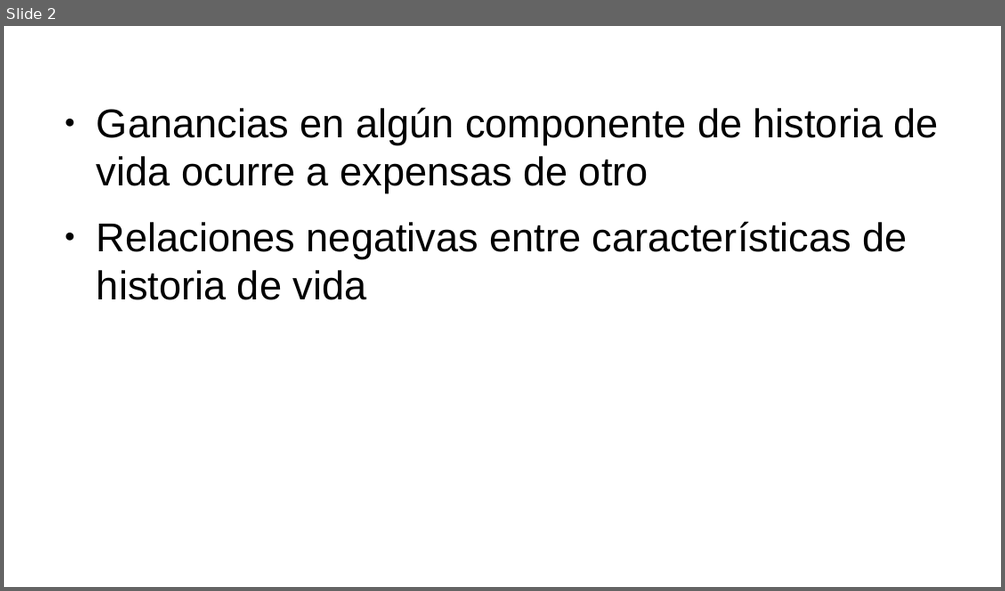
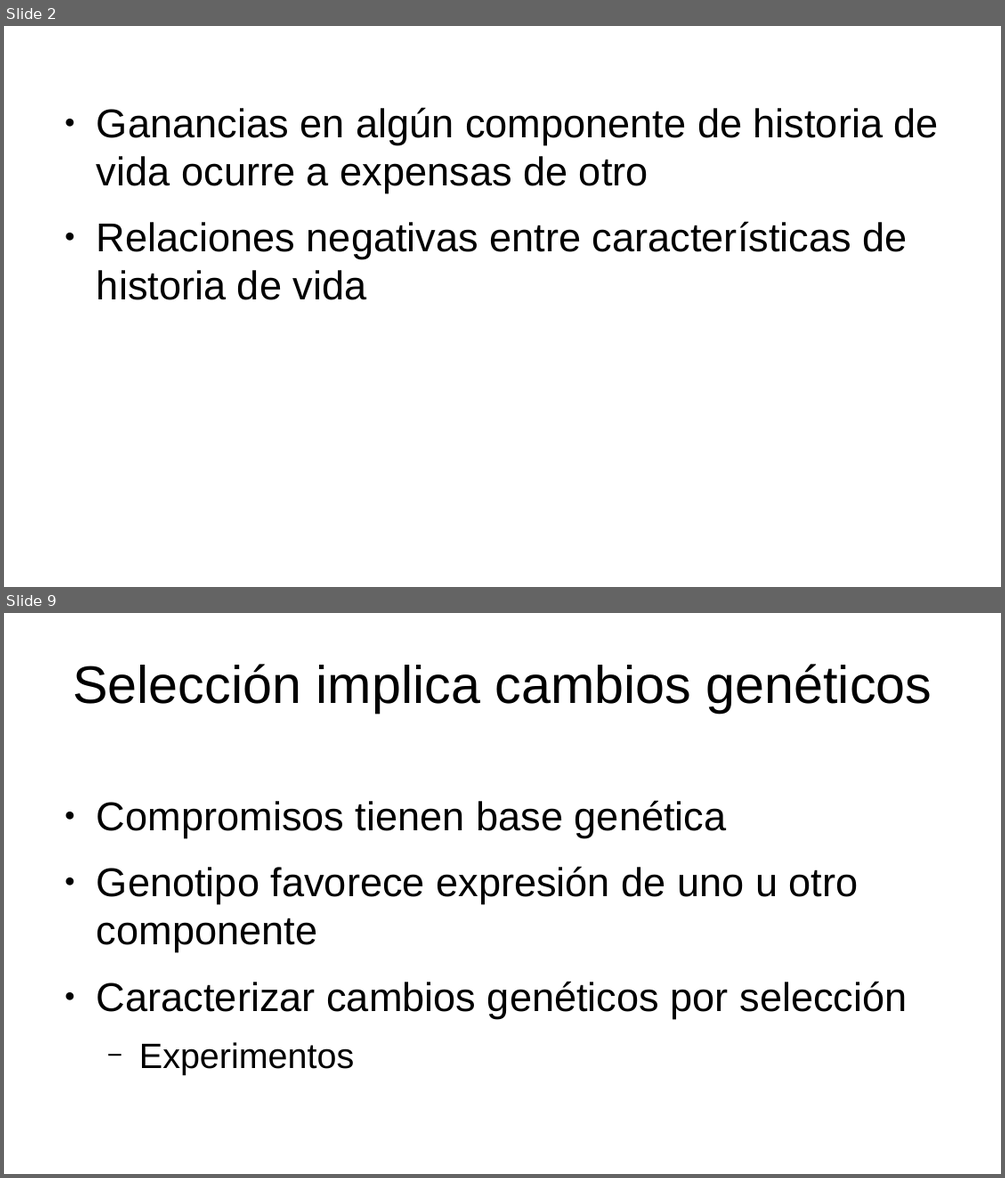
Before and after one commit to gerardommc/Ecologia-poblaciones, a slide deck: Unidad-3/Compromisos.odp. Shown one above the other, each under a label of ours: slide 2 before the commit, slides 2 and 9 after it; the slides between them are not shown. The pictures are 1005x591 and 1005x1178 pixels, drawn with LibreOffice and Linux fonts; fonts in the diff are those of the drawing. Boxes give left, top, right and bottom in pixels: in the first picture for what was removed or moved away, otherwise in the second. Text is boxed around its words. In the diff, an @@ line names an element or a change of style, - is before the commit and + after.

Commit message:
Compromisos terminado

```diff
--- a/Unidad-3/Compromisos.odp
+++ b/Unidad-3/Compromisos.odp
@@ slide 9 added at (x1=4, y1=613, x2=1001, y2=1174), background #FFFFFF @@
@@ title added at (x1=73, y1=664, x2=932, y2=713), 42 pt, text #000000 @@
+Selección implica cambios genéticos
@@ text added at (x1=97, y1=800, x2=906, y2=1075), 32 pt, text #000000 @@
+● Compromisos tienen base genética
+● Genotipo favorece expresión de uno u otro componente
+● Caracterizar cambios genéticos por selección
+  − Experimentos
```
Also in this commit, not shown: 1 slide changed, 7 other slides added, 1 slide removed, 14 other files.
